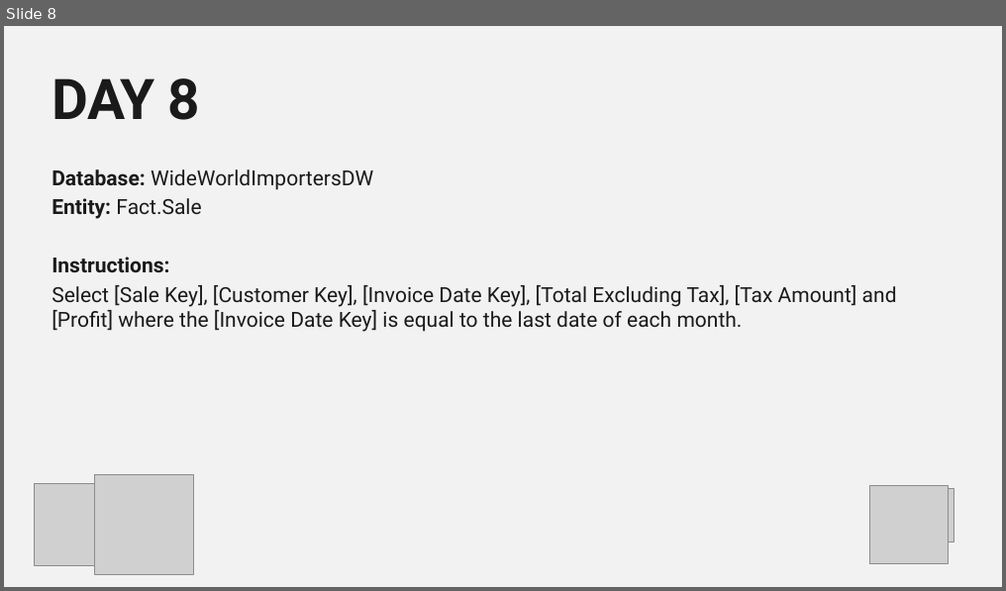
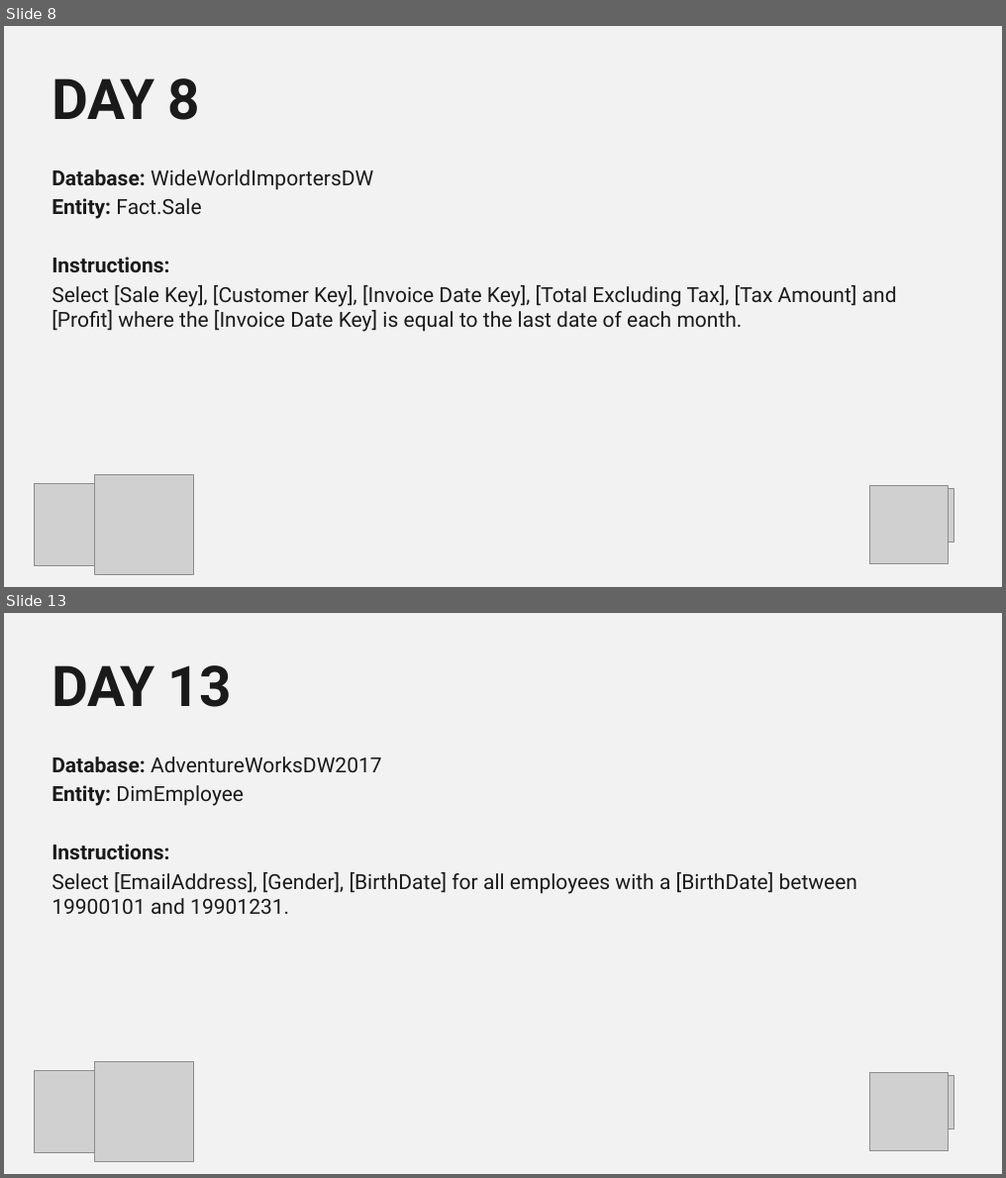
Before and after one commit to itsnotaboutthecell/powerquerym, a slide deck: #30DQUERY/Challengers Master.pptx. Shown one above the other, each under a label of ours: slide 8 before the commit, slides 8 and 13 after it; the slides between them are not shown. The pictures are 1006x591 and 1006x1178 pixels, drawn with LibreOffice and Linux fonts; fonts in the diff are those of the drawing; grey boxes stand for pictures; background and template pictures are left out. Boxes give left, top, right and bottom in pixels: in the first picture for what was removed or moved away, otherwise in the second. Text is boxed around its words. In the diff, an @@ line names an element or a change of style, - is before the commit and + after.

```diff
--- a/#30DQUERY/Challengers Master.pptx
+++ b/#30DQUERY/Challengers Master.pptx
@@ slide 13 added at (x1=4, y1=613, x2=1002, y2=1174), background #F2F2F2 @@
@@ title added at (x1=53, y1=665, x2=232, y2=707), 54 pt, text #1A1A1A, bold @@
+DAY 13
@@ text added at (x1=52, y1=757, x2=857, y2=914), 20 pt, text #1A1A1A @@
+Database: AdventureWorksDW2017
+Entity: DimEmployee
+Instructions:
+Select [EmailAddress], [Gender], [BirthDate] for all employees with a [BirthDate] between 19900101 and 19901231.
@@ picture added at (x1=34, y1=1071, x2=116, y2=1154) @@
@@ picture added at (x1=94, y1=1062, x2=193, y2=1161) @@
@@ picture added at (x1=870, y1=1072, x2=948, y2=1151) @@
@@ picture added at (x1=924, y1=1075, x2=954, y2=1130) @@
```
Also in this commit, not shown: 11 other slides added.
